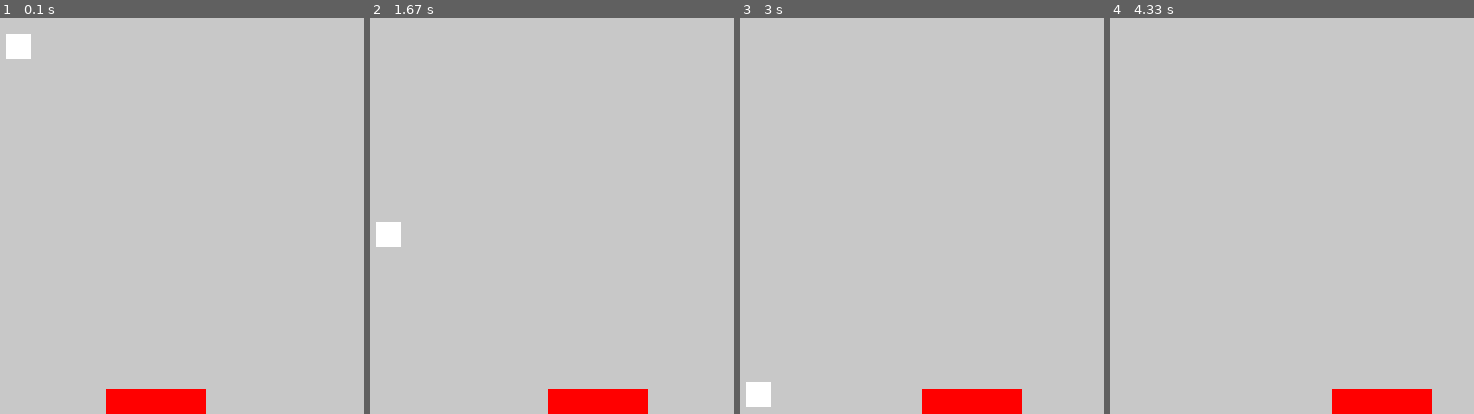
Above: before the commit, frames 1-4 (left to right).
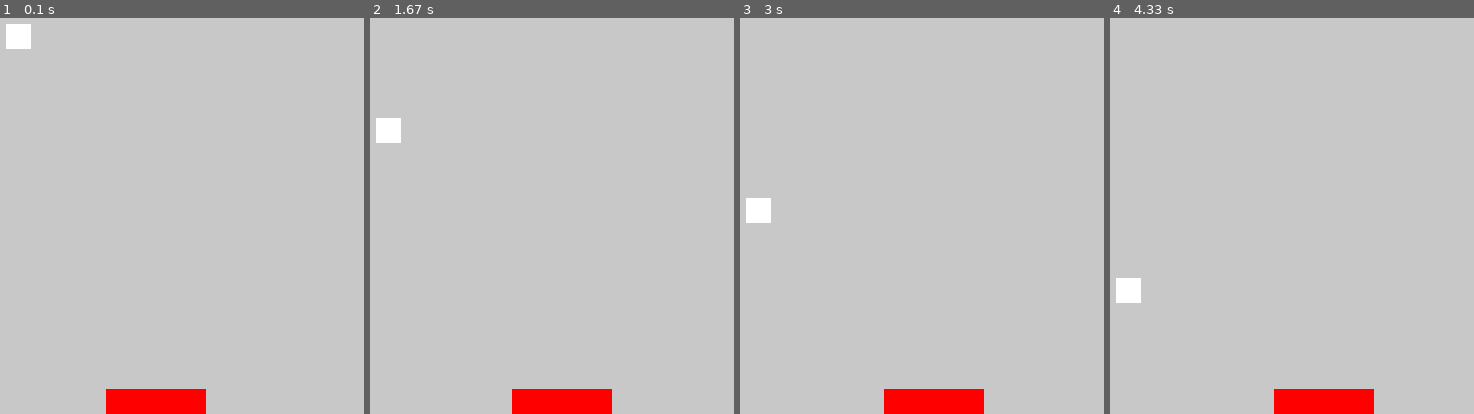
Above: after the commit, the same moments.

Repository: jreich02/PythonIntro
Game: pygame game, started from pygameIntro.py
Same seed, same stepped clock (60 frames per second), same inputs: the game is played once before the commit and once after it.
Inputs:
- Up to frame 1 (0.1 s): no input
- Up to frame 2 (1.67 s): hold Right 0.33-0.8 s; hold Right 0.83-1.3 s; hold Left from 1.33 s (still down)
- Up to frame 3 (3 s): release Left at 1.87 s; hold Left 1.9-2.3 s; hold Right 2.33-2.97 s
- Up to frame 4 (4.33 s): hold Left 3-3.47 s; hold Right 3.5-3.97 s; hold Right from 4 s (still down)

The runs differ from the first frame. In frame 1, 0.3% of the frame differs, in the area x 1-9%, y 1-11%; in frame 2, 2.1%; in frame 3, 2.2%; in frame 4, 2.4%, in the area x 1-89%, y 65-100%.

Commit message:
Add files via upload

Diff:
--- a/pygameIntro.py
+++ b/pygameIntro.py
@@ -14,7 +14,7 @@
 pongColor = (255, 255, 255)
 pongSize = pongWidth, pongHeight = 25, 25
 pongPos = rectX, rectY = 100, 100
-pongSpeed = 2
+pongSpeed = 1
 
 gamePong = pygame.Rect(rectX, rectY, pongWidth, pongHeight)
 
@@ -22,7 +22,7 @@
 rectColor = (255, 0, 0)
 rectSize = rectWidth, rectHeight = 100, 25
 rectPos = rectX, rectY = 200, 500
-rectSpeed = 2
+rectSpeed = 1
 
 gameRect = pygame.Rect(rectX, rectY, rectWidth, rectHeight)
 
@@ -40,7 +40,7 @@
 
 #move pong
 def move_pong(gamePong):
-    gamePong.move_ip(0, rectSpeed)
+    gamePong.move_ip(0, pongSpeed)
 
 # Game loop
 while True:
@@ -53,6 +53,10 @@
     # Allow pong to move
     move_pong(gamePong)
 
+    collide = pygame.Rect.colliderect(gameRect, gamePong)
+
+    if collide:
+        pongSpeed *=-1
 
     gameRect.clamp_ip(surface.get_rect())
     #draw stuff to screen
